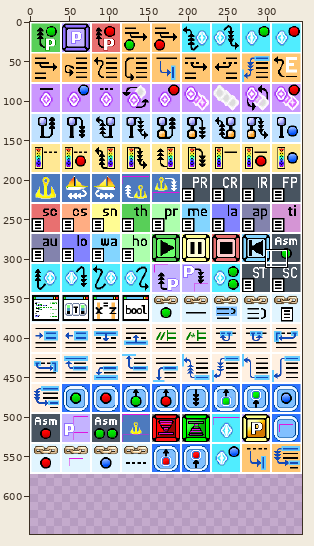
Two versions of one sprite sheet, vvm/core/vdebug/graphics/vdebug_icons.png. Above, an overview of the earlier version with the close-up marked.
Close-up. Earlier state:
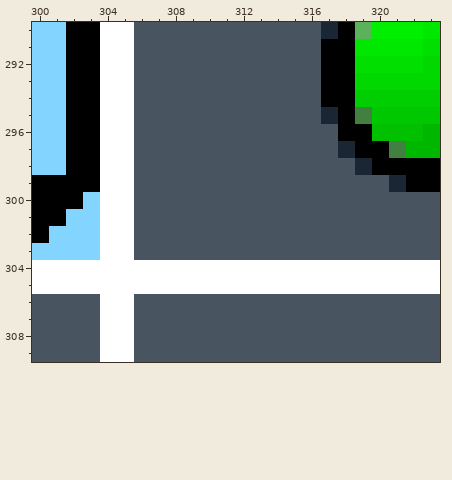
The file is 344x572 pixels. Colours within 5 levels of each other are drawn and written as one. Shown: x 300..323, y 290..309. The old version is drawn lined up with the new one, on the new canvas. The commit also changed other parts of the picture, which this record leaves out.
The same view after the edit:
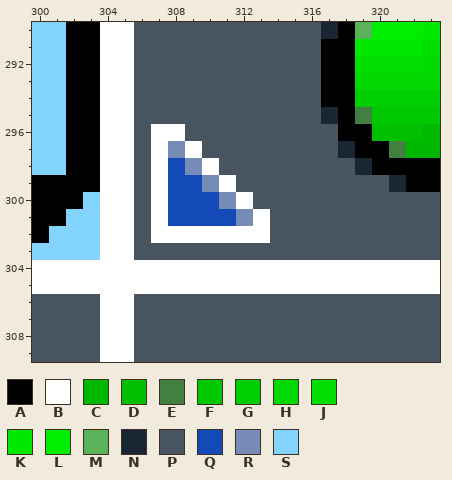
Palette (. is transparent): A #000000  B #ffffff  C #00b700  D #00c000  E #418041  F #00c800  G #00ce00  H #00d800  J #00df00  K #00e700  L #00ef00  M #5ab35a  N #1a2633  P #485460  Q #144ab7  R #768cb7  S #83d5ff
Difference:
canvas 344x572 -> 344x648
y 296: x 307..308 PP -> BB
y 297: x 307..309 PPP -> BRB
y 298: x 307..310 PPPP -> BQRB
y 299: x 307..311 PPPPP -> BQQRB
y 300: x 307..312 PPPPPP -> BQQQRB
y 301: x 307..313 PPPPPPP -> BQQQQRB
y 302: x 307..313 PPPPPPP -> BBBBBBB
Boxes around the changes in both close-ups, in picture pixels (x1, y1, x2, y2):
changed: (151, 124, 270, 243)
